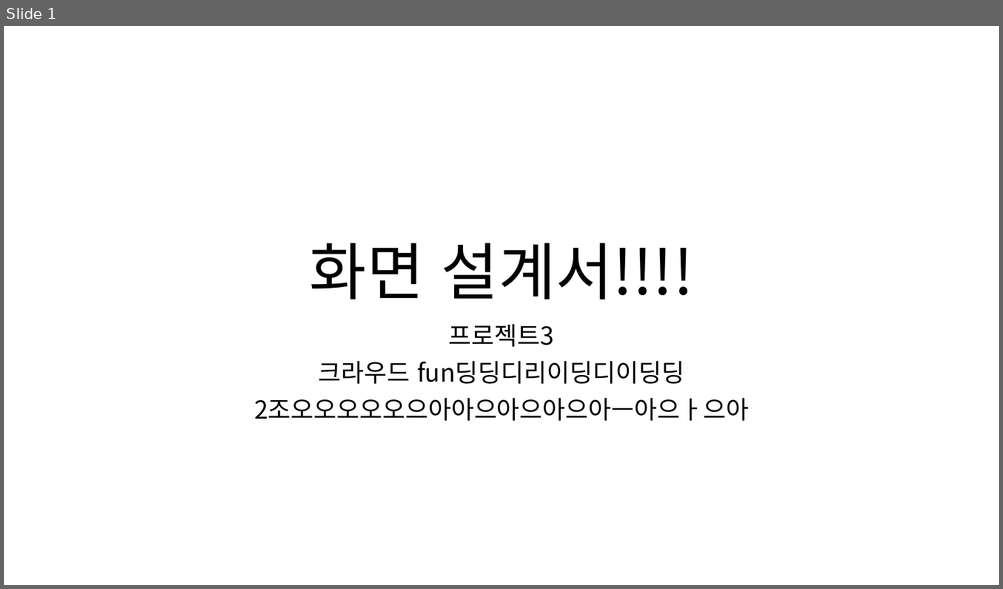
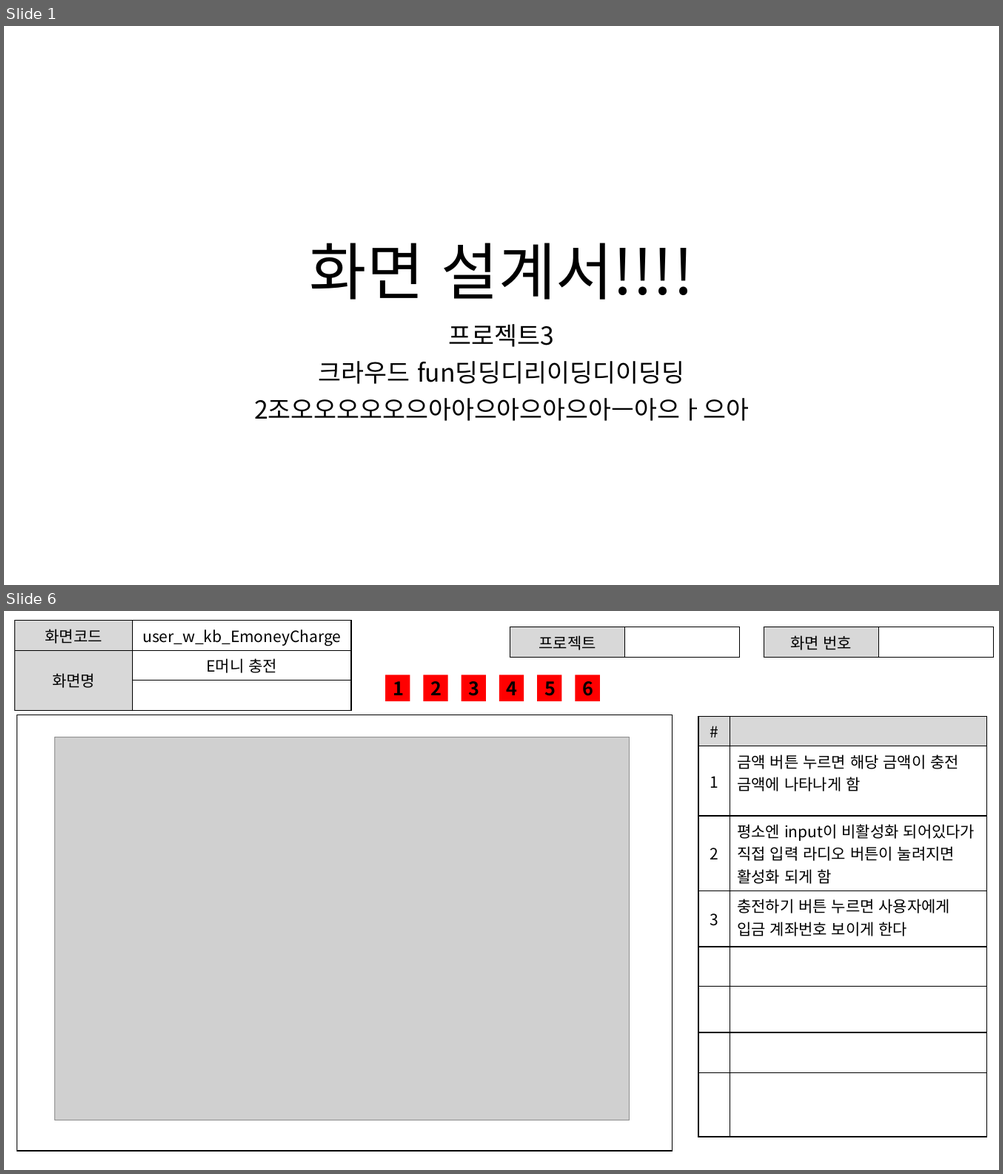
Before and after one commit to ezenteam2/RentalEquip, a slide deck: 0 발표용 파워포인트/0327 4차발표/0327 project04 - 파워포인트 - 기범.pptx. Shown one above the other, each under a label of ours: slide 1 before the commit, slides 1 and 6 after it; the slides between them are not shown. The pictures are 1003x589 and 1003x1174 pixels, drawn with LibreOffice and Linux fonts; fonts in the diff are those of the drawing; grey boxes stand for pictures. Boxes give left, top, right and bottom in pixels: in the first picture for what was removed or moved away, otherwise in the second. Text is boxed around its words. In the diff, an @@ line names an element or a change of style, - is before the commit and + after.

```diff
--- a/0 발표용 파워포인트/0327 4차발표/0327 project04 - 파워포인트 - 기범.pptx
+++ b/0 발표용 파워포인트/0327 4차발표/0327 project04 - 파워포인트 - 기범.pptx
@@ slide 6 added at [4,611,999,1170], background #FFFFFF @@
@@ table added at [14,621,351,699], 3 rows, 2 columns @@
+화면코드 | user_w_kb_EmoneyCharge
+화면명 | E머니 충전
+ | 
@@ table added at [510,627,740,653], 1 rows, 2 columns @@
+프로젝트 | 
@@ table added at [763,627,993,653], 1 rows, 2 columns @@
+화면 번호 | 
@@ rectangle added at [385,675,410,701], fill #FF0000, 18 pt, text #000000, bold @@
+1
@@ rectangle added at [424,675,448,701], fill #FF0000, 18 pt, text #000000, bold @@
+2
@@ rectangle added at [461,675,486,701], fill #FF0000, 18 pt, text #000000, bold @@
+3
@@ rectangle added at [499,675,524,701], fill #FF0000, 18 pt, text #000000, bold @@
+4
@@ rectangle added at [537,675,561,701], fill #FF0000, 18 pt, text #000000, bold @@
+5
@@ rectangle added at [575,675,600,701], fill #FF0000, 18 pt, text #000000, bold @@
+6
@@ rectangle added at [17,715,671,1151], fill #FFFFFF, outline #000000 1 pt @@
@@ table added at [699,716,987,1122], 8 rows, 2 columns @@
+# | 
+1 | 금액 버튼 누르면 해당 금액이 충전 금액에 나타나게 함
+2 | 평소엔 input이 비활성화 되어있다가 직접 입력 라디오 버튼이 눌려지면 활성화 되게 함
+3 | 충전하기 버튼 누르면 사용자에게 입금 계좌번호 보이게 한다
+ | 
+ | 
+ | 
+ | 
@@ picture added at [55,737,629,1121] @@
```
Also in this commit, not shown: 18 other slides added.
